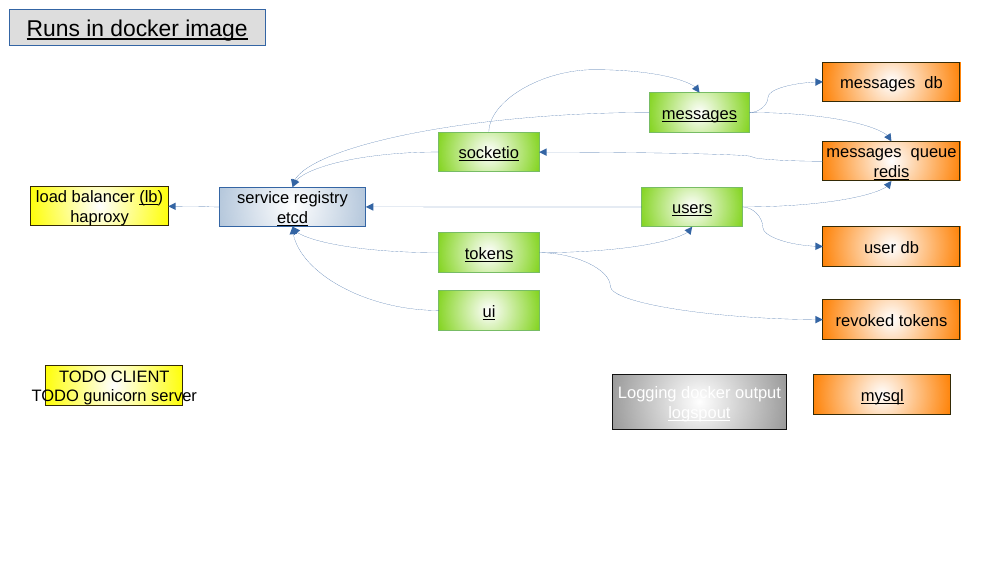
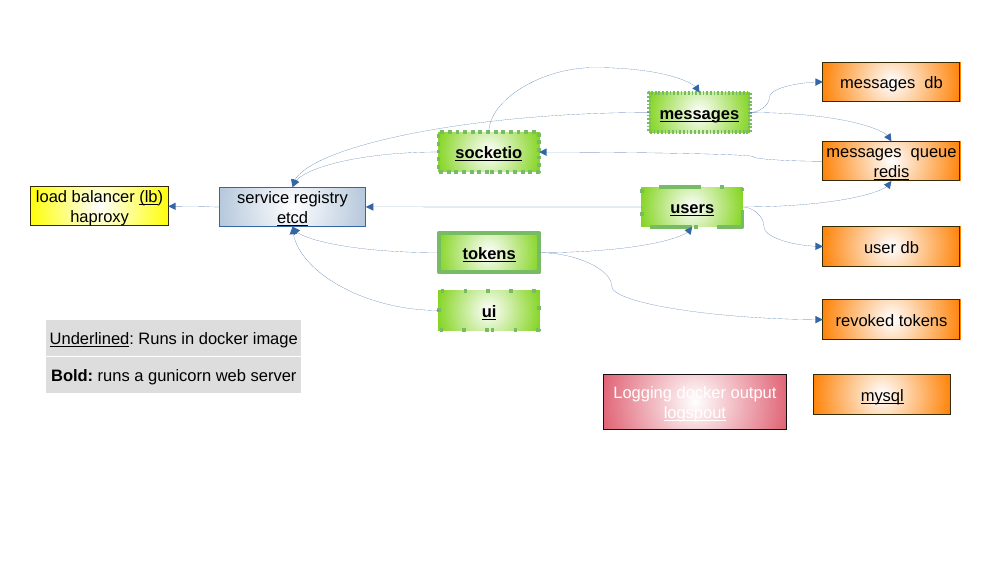
Before and after one commit to CesMak/microflack_admin, a slide deck: slide 2 of docu/praesi.odp. Drawn at 1008x567 pixels with LibreOffice and Linux fonts; fonts in the diff are those of the drawing; background and template pictures are left out. Boxes give left, top, right and bottom in pixels: in the first picture for what was removed or moved away, otherwise in the second. Text is boxed around its words. In the diff, an @@ line names an element or a change of style, - is before the commit and + after.

```diff
--- a/docu/praesi.odp
+++ b/docu/praesi.odp
@@ curved arrow (489, 133) - (700, 92): route changed @@
@@ curved arrow (750, 113) - (823, 82): route changed @@
@@ bold on; outline #77BC65 0 pt to #77BC65 3 pt in 4 elements at (642, 188, 743, 227), (439, 291, 540, 330), (439, 233, 540, 273), (649, 92, 750, 132) @@
@@ rectangle "socketio" at (439, 133, 540, 172): bold on; outline #77BC65 0 pt to #77BC65 3 pt dashed @@
@@ curved arrow (823, 161) - (540, 152): route changed @@
@@ curved arrow (743, 207) - (823, 247): route changed @@
@@ curved arrow (540, 252) - (823, 320): route changed @@
@@ rectangle "Underlined: Runs in docker image": place and size @@
-rectangle "Underlined: Runs in docker image" at (9, 9, 265, 46)
+rectangle "Underlined: Runs in docker image" at (46, 320, 302, 357)
@@ rectangle "Underlined: Runs in docker image" at (46, 320, 302, 357): outline #3465A4 0 pt to #FFFFFF 0 pt @@
@@ rectangle added at (46, 357, 302, 393), fill #DDDDDD, outline #FFFFFF 0 pt, 13 pt, text #000000 @@
+Bold: runs a gunicorn web server
@@ text in rectangle at (50, 332, 298, 348): text changed; size 18 to 13 pt @@
-Runs in docker image
+Underlined: Runs in docker image
@@ rectangle removed at (46, 366, 183, 405) @@
-TODO CLIENT
-TODO gunicorn server
@@ rectangle "Logging docker output": place and size @@
-rectangle "Logging docker output" at (613, 375, 787, 430)
+rectangle "Logging docker output" at (604, 375, 787, 430)
@@ rectangle "Logging docker output" at (604, 375, 787, 430): fill gradient #999999 to gradient #E16173 @@
```
Also in this commit, not shown: 2 other slides changed, 9 slides added, 1 slide removed, 8 other files.
